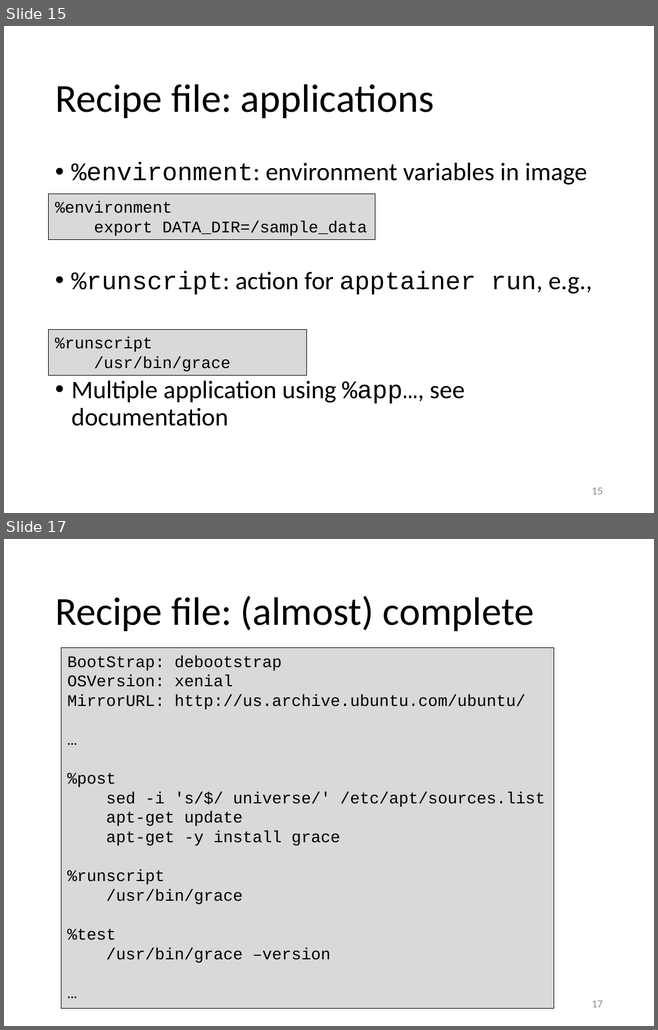
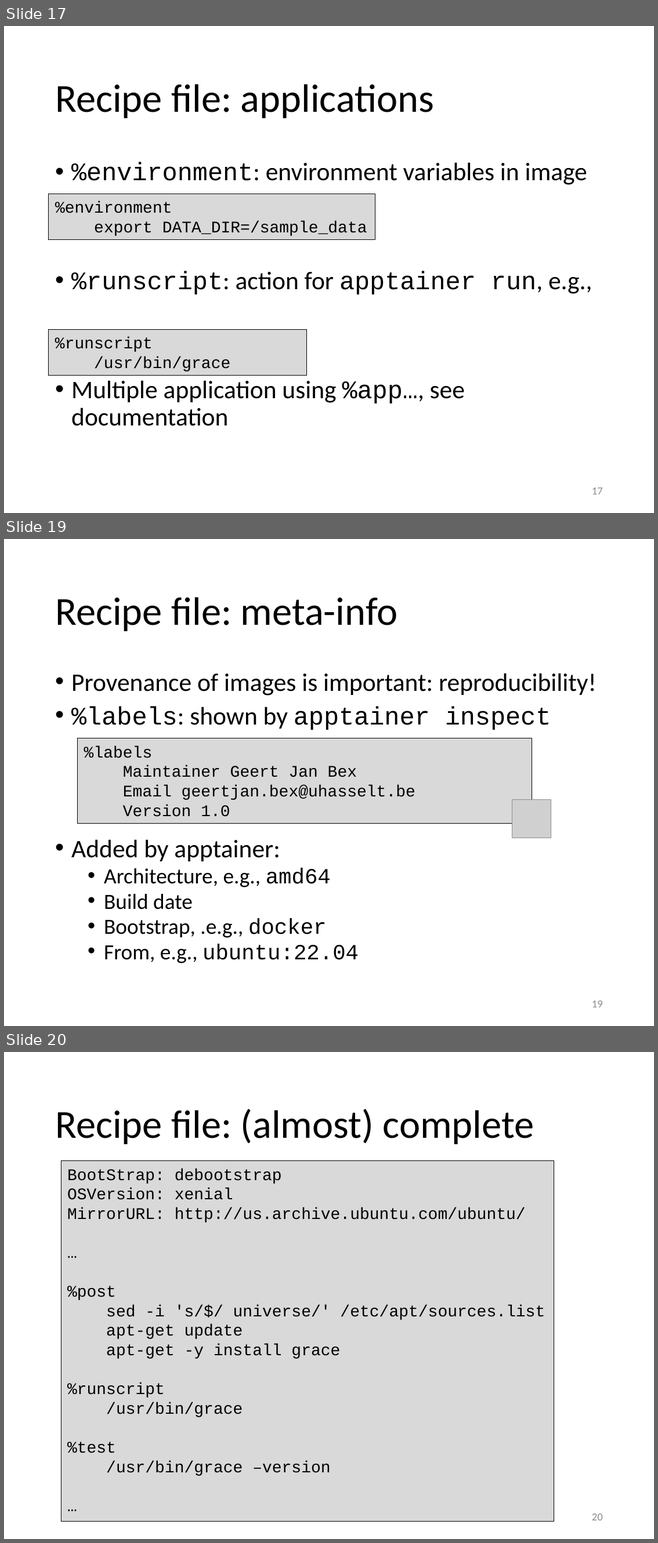
Before and after one commit to gjbex/Containers-for-HPC, a slide deck: containers_for_hpc.pptx. Shown one above the other, each under a label of ours: slides 15 and 17 before the commit, slides 17, 19 and 20 after it; the slides between them are not shown. The pictures are 658x1030 and 658x1543 pixels, drawn with LibreOffice and Linux fonts; fonts in the diff are those of the drawing; grey boxes stand for pictures. Boxes give left, top, right and bottom in pixels: in the first picture for what was removed or moved away, otherwise in the second. Text is boxed around its words. In the diff, an @@ line names an element or a change of style, - is before the commit and + after.

Commit message:
Add slides about building on compute nodes

```diff
--- a/containers_for_hpc.pptx
+++ b/containers_for_hpc.pptx
@@ slide 19 added at <box>4,539,654,1026</box>, background #FFFFFF @@
@@ title added at <box>55,597,398,631</box>, 44 pt, text #000000 @@
+Recipe file: meta-info
@@ text added at <box>71,673,596,964</box>, 28 pt, text #000000 @@
+• Provenance of images is important: reproducibility!
+• %labels: shown by apptainer inspect
+• Added by apptainer:
+  • Architecture, e.g., amd64
+  • Build date
+  • Bootstrap, .e.g., docker
+  • From, e.g., ubuntu:22.04
@@ rectangle added at <box>78,739,531,824</box>, fill #D9D9D9, outline #000000 0.75 pt, 18 pt, text #000000 @@
+%labels
+Maintainer Geert Jan Bex
+Email geertjan.bex@uhasselt.be
+Version 1.0
@@ picture added at <box>512,799,550,838</box> @@
@@ page number added at <box>592,1001,603,1008</box>, 12 pt, text #8C8C8C @@
+19
@@ what was slide 15 is now slide 17 @@
@@ page number at <box>592,488,603,495</box>: text changed @@
-15
+17
@@ what was slide 17 is now slide 20 @@
@@ page number at <box>592,1514,603,1521</box>: text changed @@
-17
+20
```
Also in this commit, not shown: 2 slides changed, 6 other slides added.
